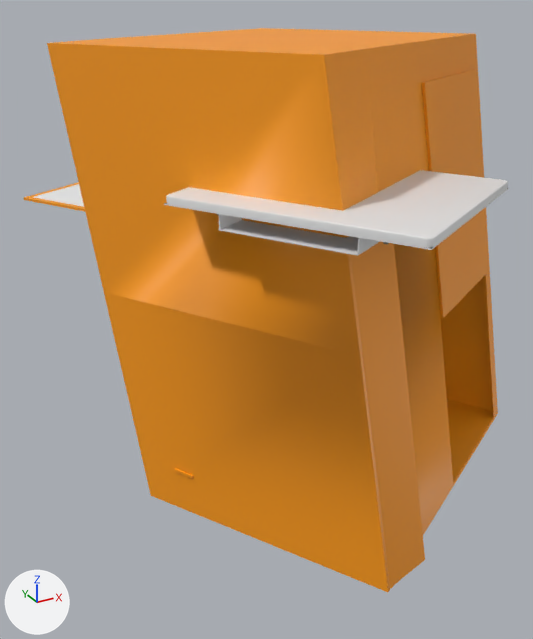
One commit to the glTF model Assets/Neighborhood-1/Example-Dwelling-1.glb: the scene before it, then after it.
Before and after are seen from a camera (50 mm lens) standing at (-4.88, 5.41, 5.45) and looking at (-0.82, 12.79, 1.76). Every picture has the same lights, and +X, +Y and +Z are marked at lower left. Objects named as collision shapes, trigger or cutter boxes, shadow casters or lower levels of detail are left out. Where no turn or scale is listed for an object, it has been applied to the vertices. Vertices at the same position are counted once.

Names of what the first picture shows: 'Example-Dwelling', 'Plumbing'.
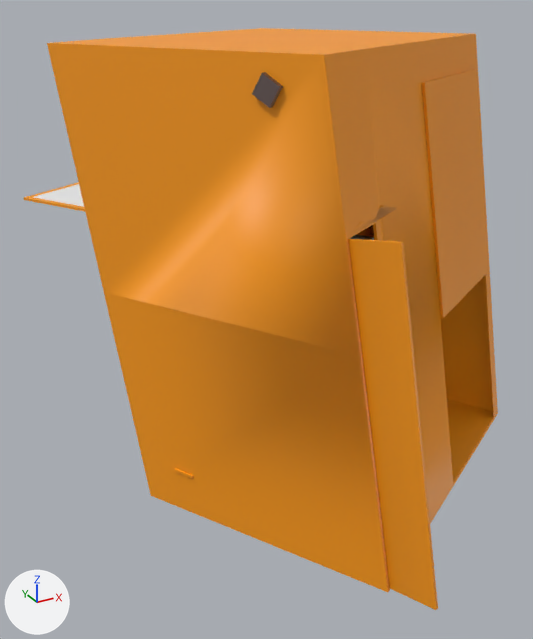
The change, as JSON lines over the scene's bpy script:
```json
{"block": "me_cube_006", "where": "me_cube_006.from_pydata(...)  # 690 vertices, 1365 faces; spans x -3.02..2.49, y -2.31..4.48, z -2.51..2.51"}
{"block": "me_cube_006", "where": "# used by ob_example_dwelling; location = (-0.12, 12.09, 2.52)"}
{"block": "me_cube_006", "change": "me_cube_006 part 1"}
{"op": "set", "path": "me_cube_006.vertices[8].co", "old": "(-1.26, -1.75, 1.04)", "new": "(-1.27, -1.75, 1.04)", "note": "not seen -> pixel (348, 239)"}
{"op": "set", "path": "me_cube_006.vertices[318].co", "old": "(-0.94, -2.29, -2.48)", "new": "(-0.95, -2.29, -2.48)", "note": "pixel (390, 587) -> pixel (389, 588)"}
{"op": "set", "path": "me_cube_006.vertices[319].co", "old": "(-0.4, -2.17, -2.45)", "new": "(-0.8, -2.81, -2.39)", "note": "pixel (425, 559) -> pixel (436, 610)"}
{"op": "set", "path": "me_cube_006.vertices[320].co", "old": "(-0.71, -1.63, 1.07)", "new": "(-1.12, -2.27, 1.14)", "note": "not seen -> pixel (401, 242)"}
{"op": "set", "path": "me_cube_006.vertices[353].co", "old": "(-1.27, -1.72, 1.04)", "new": "(-1.26, -1.72, 1.04)"}
{"op": "set", "path": "me_cube_006.vertices[663].co", "old": "(-0.72, -1.6, 1.07)", "new": "(-1.09, -2.26, 1.14)", "note": "not seen -> pixel (403, 241)"}
{"op": "set", "path": "me_cube_006.vertices[664].co", "old": "(-0.41, -2.14, -2.46)", "new": "(-0.78, -2.8, -2.39)", "note": "not seen -> pixel (438, 608)"}
{"op": "set", "path": "me_cube_006.vertices[665].co", "old": "(-0.95, -2.27, -2.49)", "new": "(-0.94, -2.27, -2.48)"}
{"block": "me_plane_003", "where": "# used by ob_plumbing; location = (-1.05, 10.86, 3.85)"}
{"op": "remove", "block": "me_plane_003", "code": "me_plane_003.from_pydata(...)  # 120 vertices, 214 faces; spans x -1.5..1.65, y -1.46..1.8, z -0.27..-0.03"}
{"op": "add", "block": "me_plane_003", "code": "me_plane_003.from_pydata(...)  # 324 vertices, 624 faces; spans x -0.01..0.65, y -0.38..0.2, z -2.62..0.41"}
{"block": "me_plane_003", "change": "me_plane_003 part 2: the loose piece of 16 vertices spanning x -1.2..-0.05, y -0.95..0.47, z -0.27..-0.12 is deleted"}
{"block": "me_plane_003", "change": "me_plane_003 part 3: 96 vertices removed from x -1.5..1.65, y -1.46..1.8, z -0.25..-0.03; 324 vertices added at x -0.01..0.65, y -0.38..0.2, z -2.62..0.41"}
{"block": "me_plane_003", "change": "me_plane_003 part 4: the surface is now shaded smooth"}
{"op": "add", "block": "me_cube_074", "code": ["me_cube_074 = bpy.data.meshes.new('Cube.074')", "me_cube_074.from_pydata([(-1.924, -1.33, -2.135), (-2.01, -1.381, -2.135), (-2.097, -1.231, -2.034), (-2.011, -1.181, -2.034), (-2.047, -1.317, -1.861), (-1.96, -1.267, -1.861), (-1.96, -1.467, -1.962), (-1.873, -1.417, -1.962)], [], [(0, 1, 2), (0, 2, 3), (3, 2, 4), (3, 4, 5), (5, 4, 6), (5, 6, 7), (7, 6, 1), (7, 1, 0), (4, 2, 1), (4, 1, 6)])", "me_cube_074.materials.append(mat_cask_metallic)  # grey #948280"]}
{"op": "add", "block": "ob_example_dwelling_001", "code": ["ob_example_dwelling_001 = bpy.data.objects.new('Example-Dwelling.001', me_cube_074)", "ob_example_dwelling_001.location = (0.19, 12.31, 6.73)"]}
```

What differs and where, as boxes (x1, y1, x2, y2) in the pictures (533 x 639 px; the box of a moved part takes in the faces that stretch with it):
```json
{"object": "Example-Dwelling", "change": "reshaped", "before": [24, 28, 498, 592], "after": [24, 28, 498, 610]}
{"object": "Plumbing", "change": "reshaped", "before": [164, 170, 509, 256], "on screen": "not visible afterwards"}
{"object": "Example-Dwelling.001", "change": "added", "after": [252, 72, 283, 108]}
{"part": 1, "of": "me_cube_006", "change": "moved or reshaped", "before": [324, 56, 453, 592], "after": [324, 56, 453, 610]}
{"part": 2, "of": "me_plane_003", "change": "deleted", "before": [219, 214, 380, 256]}
{"part": 3, "of": "me_plane_003", "change": "built on", "before": [164, 170, 509, 250]}
```
